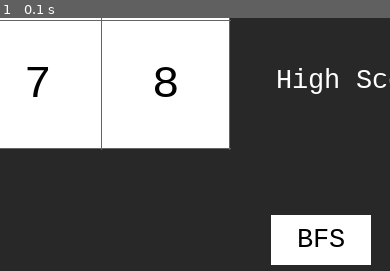
Above: before the commit, frame 1.
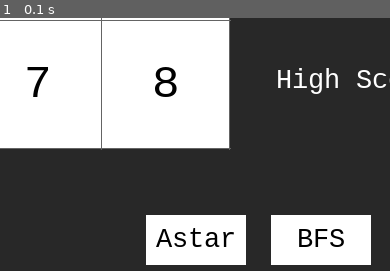
Above: after the commit, the same moment.

Repository: ThongNguyenDT/puzzle-pygame
Game: pygame game, started from main.py
Two runs of this game, one before a commit and one after it. Both use one fixed random seed, a clock stepped at 60 frames per second and the inputs below.
Inputs:
- Up to frame 1 (0.1 s): no input
The pictures show only the part of the screen within x 20-70%, y 50-100%; the shares and areas given below are measured in that part.

The runs differ from the first frame. In frame 1, 5.0% of the frame differs, in the area x 37-64%, y 77-98%.

Commit message:
add astar into ui/ux

Diff:
--- a/main.py
+++ b/main.py
@@ -9,6 +9,7 @@
 import numpy as np
 
 from ucs import UCS
+from astar import Astar
 
 
 class Game:
@@ -107,6 +108,7 @@
         self.buttons_list.append(Button(425, 450, 100, 50, "BFS", WHITE, BLACK))
         self.buttons_list.append(Button(550, 450, 100, 50, "DFS", WHITE, BLACK))
         self.buttons_list.append(Button(675, 450, 100, 50, "UCS", WHITE, BLACK))
+        self.buttons_list.append(Button(300, 450, 100, 50, "Astar", WHITE, BLACK))
         self.draw_tiles()
 
     def run(self):
@@ -207,6 +209,10 @@
                         if button.text == "UCS":
                             self.autoplay(2)
                             self.start_autoplay = True
+                        if button.text == "Astar":
+                            self.autoplay(3)
+                            self.start_autoplay = True
+
 
     def autoplay(self, i=2):
         if self.step_autoplay == 0:
@@ -223,6 +229,11 @@
                 self.steps = path
             if i == 2:
                 puzzle_solver = UCS()
+                path = puzzle_solver.solve_puzzle(np.array(self.tiles_grid))
+                self.steps = path
+                print(path)
+            if i == 3:
+                puzzle_solver = Astar()
                 path = puzzle_solver.solve_puzzle(np.array(self.tiles_grid))
                 self.steps = path
                 print(path)
